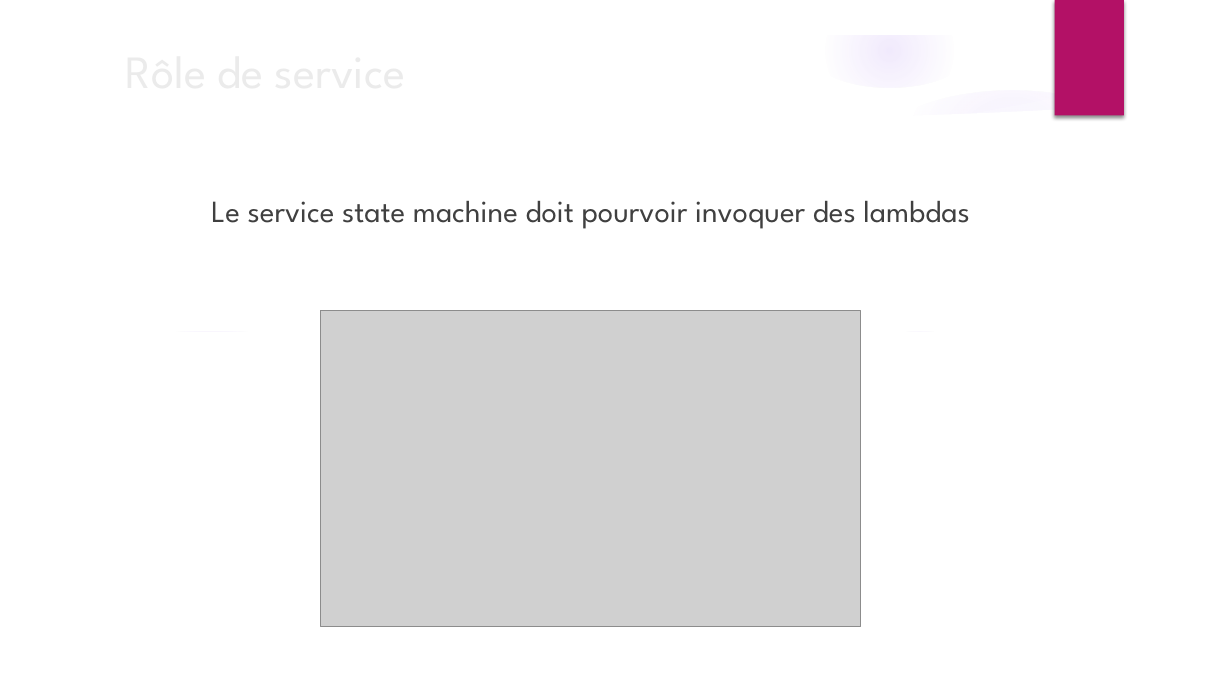
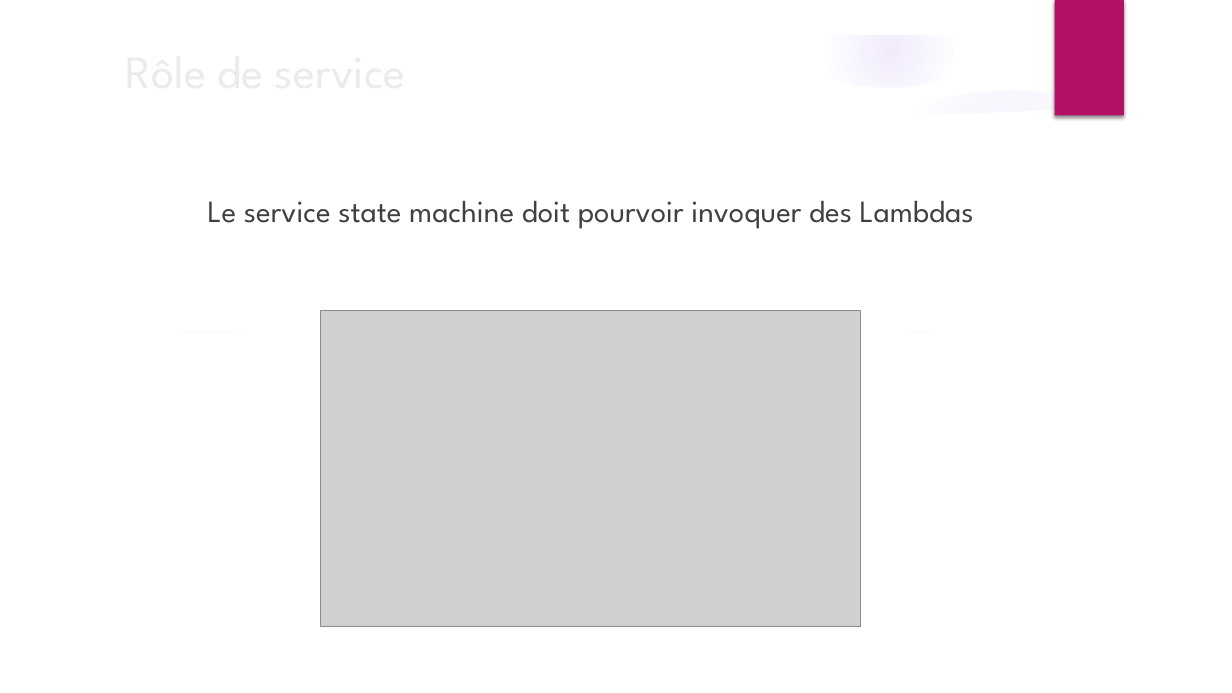
Before and after one commit to jerep6/aws-lambda, a slide deck: slide 6 of xke-stepfunctions.pptx. Drawn at 1232x693 pixels with LibreOffice and Linux fonts; fonts in the diff are those of the drawing; grey boxes stand for pictures; background and template pictures are left out. Boxes give left, top, right and bottom in pixels: in the first picture for what was removed or moved away, otherwise in the second. Text is boxed around its words. In the diff, an @@ line names an element or a change of style, - is before the commit and + after.

```diff
--- a/xke-stepfunctions.pptx
+++ b/xke-stepfunctions.pptx
@@ text at <box>208,201,974,229</box>: text changed @@
-Le service state machine doit pourvoir invoquer des lambdas
+Le service state machine doit pourvoir invoquer des Lambdas
```
Also in this commit, not shown: 1 other slide changed, 4 slides added, 1 slide removed, 12 other files.
